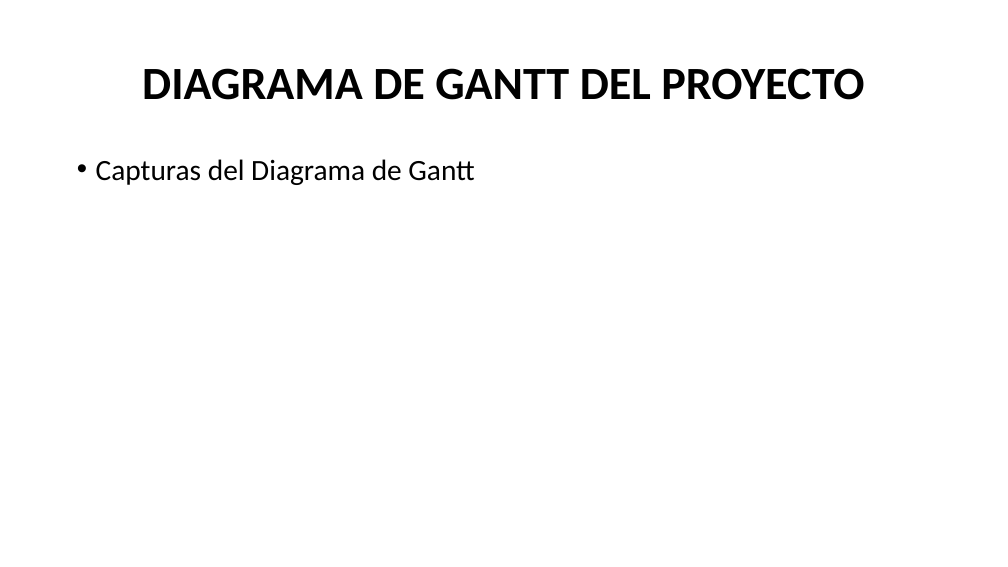
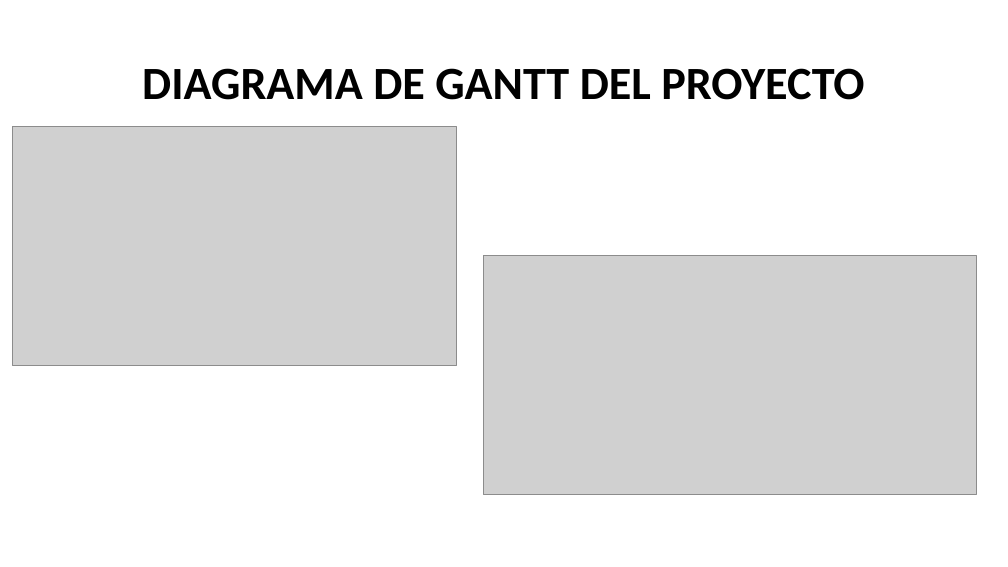
Before and after one commit to AlbertoGCID/XPED, a slide deck: slide 11 of CSMAG.pptx. Drawn at 1008x567 pixels with LibreOffice and Linux fonts; fonts in the diff are those of the drawing; grey boxes stand for pictures. Boxes give left, top, right and bottom in pixels: in the first picture for what was removed or moved away, otherwise in the second. Text is boxed around its words. In the diff, an @@ line names an element or a change of style, - is before the commit and + after.

```diff
--- a/CSMAG.pptx
+++ b/CSMAG.pptx
@@ picture added at (12,126,457,366) @@
@@ text removed at (96,159,474,185) @@
-• Capturas del Diagrama de Gantt
@@ picture added at (483,256,976,495) @@
```
Also in this commit, not shown: 1 other slide changed, 2 slides added, 1 slide removed.
